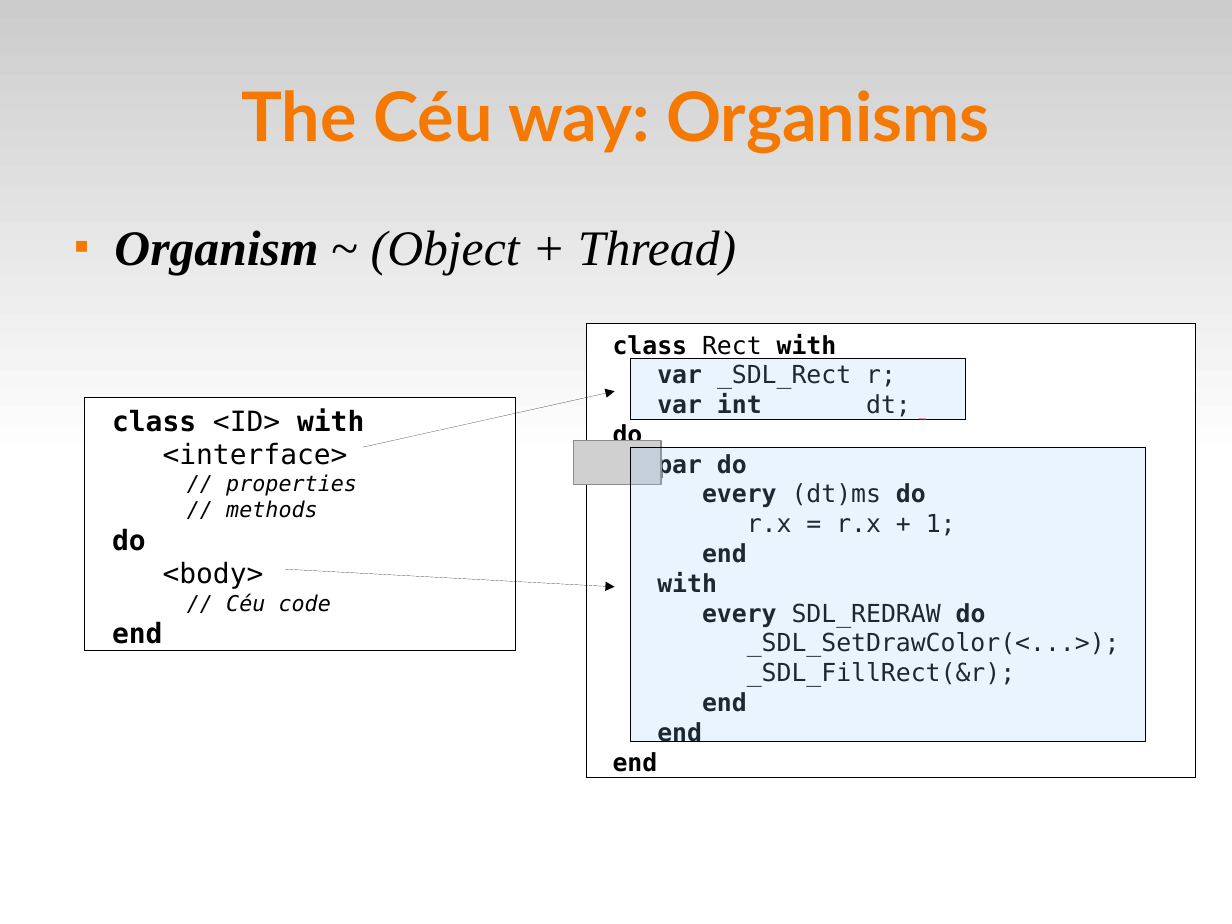
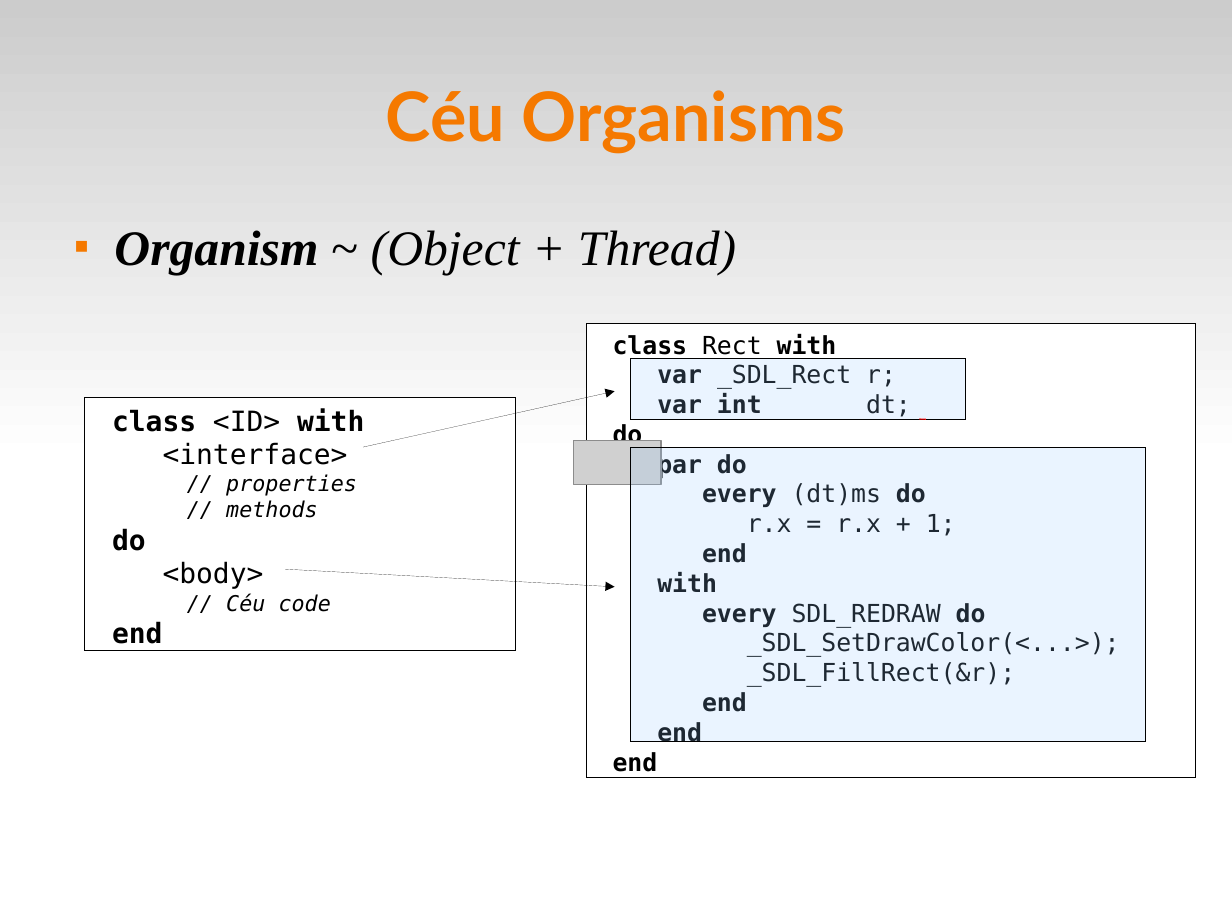
Before and after one commit to fsantanna-no/ceu-docs, a slide deck: slide 11 of ceu_stl.odp (slide 10 before the commit). Drawn at 1232x924 pixels with LibreOffice and Linux fonts; fonts in the diff are those of the drawing; grey boxes stand for pictures. Boxes give left, top, right and bottom in pixels: in the first picture for what was removed or moved away, otherwise in the second. Text is boxed around its words. In the diff, an @@ line names an element or a change of style, - is before the commit and + after.

```diff
--- a/ceu_stl.odp
+++ b/ceu_stl.odp
@@ title at [386,90,845,154]: text changed @@
-The Céu way: Organisms
+Céu Organisms
```
Also in this commit, not shown: 4 other slides changed, 16 slides added, 3 slides removed, 6 other files.
